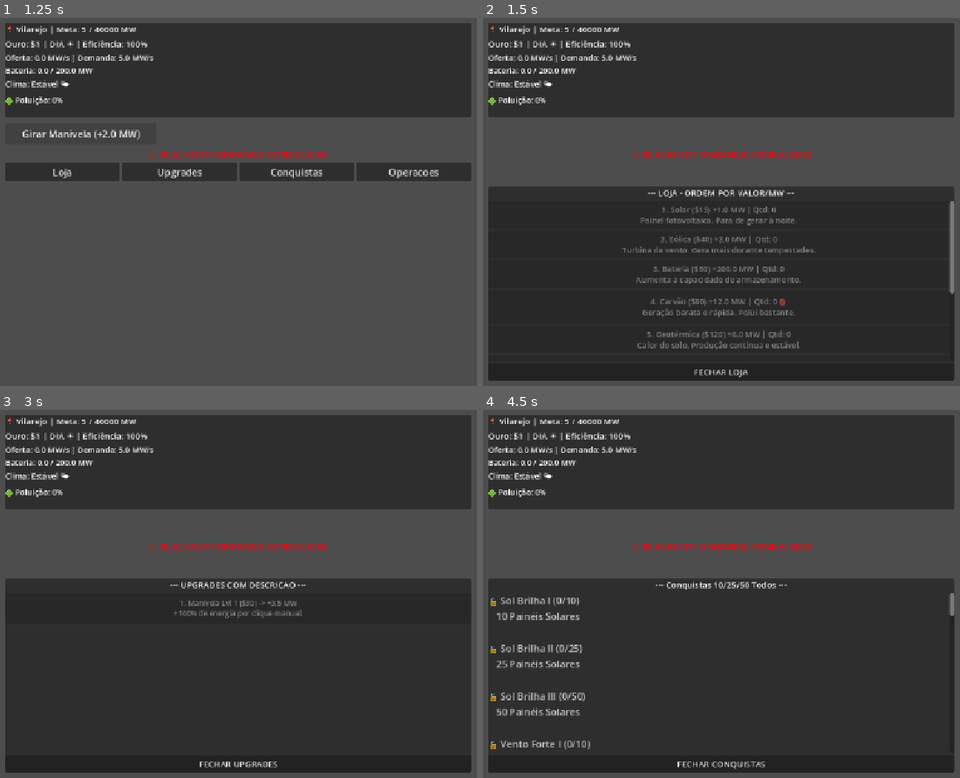
Above: before the commit, frames 1-4 (two rows, left to right).
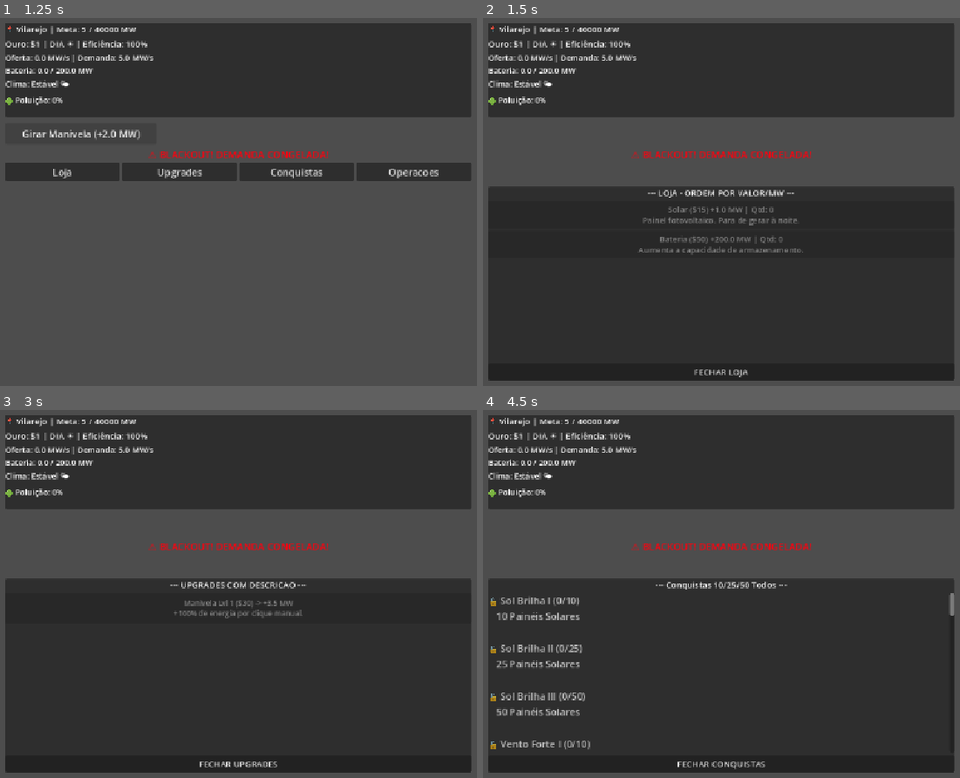
Above: after the commit, the same moments.

Repository: rafaeldeveloperbr-design/power-grid
Game: Godot game, scene res://main.tscn
The game is run twice, just before and just after one commit, with the same random seed, the same clock (stepped at 60 frames per second) and the same inputs.
Inputs:
- Up to frame 1 (1.25 s): click "Girar Manivela (+2.0 MW)" at 0.5 s
- Up to frame 2 (1.5 s): click "Loja" at 1.25 s
- Up to frame 3 (3 s): click "FECHAR LOJA" at 2 s; click "Upgrades" at 2.75 s
- Up to frame 4 (4.5 s): click "FECHAR UPGRADES" at 3.5 s; click "Conquistas" at 4.25 s

Frame 1 is identical in both runs. In frame 2, 2.5% of the frame differs, in the area x 29-99%, y 49-91%; in frame 3, 0.2%; in frame 4, nothing differs.

Commit message:
ajustes carvao

Diff:
--- a/GameState.gd
+++ b/GameState.gd
@@ -229,13 +229,13 @@
 	if ouro < get_preco(chave):
 		return false
 	match chave:
-		"eolica": return paineis_solares >= 3
-		"carvao": return paineis_solares >= 5
-		"geotermica": return turbinas_eolicas >= 3 or usinas_carvao >= 2
-		"biomassa": return usinas_carvao >= 2 or paineis_solares >= 15
-		"hidreletrica": return usinas_geotermicas >= 2 or cidade_atual >= 1
-		"nuclear": return usinas_geotermicas >= 3 or hidreletricas >= 3
-		"fusao": return reatores_nucleares >= 3
+		"eolica": return paineis_solares >= 5
+		"carvao": return turbinas_eolicas >= 5
+		"geotermica": return usinas_carvao >= 2
+		"biomassa": return usinas_geotermicas >= 5
+		"hidreletrica": return usinas_biomassa >= 5
+		"nuclear": return hidreletricas >= 5
+		"fusao": return reatores_nucleares >= 5
 		"filtro_carvao": return usinas_carvao > 0 and not filtro_carvao_ativo
 		"captura_carbono": return not captura_carbono_ativa and poluicao > 10
 		"tecnico_manutencao": return get_total_geradores() >= 5
--- a/main.gd
+++ b/main.gd
@@ -161,7 +161,7 @@
 func atualizar_loja() -> void:
 	if botao_comprar_solar:
 		var desc = GameState.DESCRICOES_GERADORES.get("solar", "")
-		botao_comprar_solar.text = "1. Solar ($%d) +%.1f MW | Qtd: %d\n%s" % [
+		botao_comprar_solar.text = "Solar ($%d) +%.1f MW | Qtd: %d\n%s" % [
 			int(GameState.get_preco("solar")),
 			GameState.producao_solar,
 			GameState.paineis_solares,
@@ -170,18 +170,20 @@
 		botao_comprar_solar.disabled = not GameState.pode_comprar("solar")
 
 	if botao_comprar_eolica:
-		var desc = GameState.DESCRICOES_GERADORES.get("eolica", "")
-		botao_comprar_eolica.text = "2. Eólica ($%d) +%.1f MW | Qtd: %d\n%s" % [
-			int(GameState.get_preco("eolica")),
-			GameState.producao_eolica,
-			GameState.turbinas_eolicas,
-			desc
-		]
-		botao_comprar_eolica.disabled = not GameState.pode_comprar("eolica")
+		botao_comprar_eolica.visible = GameState.paineis_solares >= 5
+		if botao_comprar_eolica.visible:
+			var desc = GameState.DESCRICOES_GERADORES.get("eolica", "")
+			botao_comprar_eolica.text = "Eólica ($%d) +%.1f MW | Qtd: %d\n%s" % [
+				int(GameState.get_preco("eolica")),
+				GameState.producao_eolica,
+				GameState.turbinas_eolicas,
+				desc
+			]
+			botao_comprar_eolica.disabled = not GameState.pode_comprar("eolica")
 
 	if botao_comprar_bateria:
 		var desc = GameState.DESCRICOES_GERADORES.get("bateria", "Aumenta a capacidade de armazenamento.")
-		botao_comprar_bateria.text = "3. Bateria ($%d) +%.1f MW | Qtd: %d\n%s" % [
+		botao_comprar_bateria.text = "Bateria ($%d) +%.1f MW | Qtd: %d\n%s" % [
 			int(GameState.get_preco("bateria")),
 			GameState.capacidade_por_bateria,
 			GameState.baterias,
@@ -190,69 +192,81 @@
 		botao_comprar_bateria.disabled = not GameState.pode_comprar("bateria")
 
 	if botao_comprar_carvao:
-		var desc = GameState.DESCRICOES_GERADORES.get("carvao", "")
-		botao_comprar_carvao.text = "4. Carvão ($%d) +%.1f MW | Qtd: %d 🔴\n%s" % [
-			int(GameState.get_preco("carvao")),
-			GameState.producao_carvao,
-			GameState.usinas_carvao,
-			desc
-		]
-		botao_comprar_carvao.disabled = not GameState.pode_comprar("carvao")
+		botao_comprar_carvao.visible = GameState.turbinas_eolicas >= 5
+		if botao_comprar_carvao.visible:
+			var desc = GameState.DESCRICOES_GERADORES.get("carvao", "")
+			botao_comprar_carvao.text = "Carvão ($%d) +%.1f MW | Qtd: %d 🔴\n%s" % [
+				int(GameState.get_preco("carvao")),
+				GameState.producao_carvao,
+				GameState.usinas_carvao,
+				desc
+			]
+			botao_comprar_carvao.disabled = not GameState.pode_comprar("carvao")
 
 	if botao_comprar_geotermica:
-		var desc = GameState.DESCRICOES_GERADORES.get("geotermica", "")
-		botao_comprar_geotermica.text = "5. Geotérmica ($%d) +%.1f MW | Qtd: %d\n%s" % [
-			int(GameState.get_preco("geotermica")),
-			GameState.producao_geotermica,
-			GameState.usinas_geotermicas,
-			desc
-		]
-		botao_comprar_geotermica.disabled = not GameState.pode_comprar("geotermica")
+		botao_comprar_geotermica.visible = GameState.usinas_carvao >= 2
+		if botao_comprar_geotermica.visible:
+			var desc = GameState.DESCRICOES_GERADORES.get("geotermica", "")
+			botao_comprar_geotermica.text = "Geotérmica ($%d) +%.1f MW | Qtd: %d\n%s" % [
+				int(GameState.get_preco("geotermica")),
+				GameState.producao_geotermica,
+				GameState.usinas_geotermicas,
+				desc
+			]
+			botao_comprar_geotermica.disabled = not GameState.pode_comprar("geotermica")
 
 	if botao_comprar_biomassa:
-		var desc = GameState.DESCRICOES_GERADORES.get("biomassa", "")
-		botao_comprar_biomassa.text = "6. Biomassa ($%d) +%.1f MW | Qtd: %d 🟢\n%s" % [
-			int(GameState.get_preco("biomassa")),
-			GameState.producao_biomassa,
-			GameState.usinas_biomassa,
-			desc
-		]
-		botao_comprar_biomassa.disabled = not GameState.pode_comprar("biomassa")
+		botao_comprar_biomassa.visible = GameState.usinas_geotermicas >= 5
+		if botao_comprar_biomassa.visible:
+			var desc = GameState.DESCRICOES_GERADORES.get("biomassa", "")
+			botao_comprar_biomassa.text = "Biomassa ($%d) +%.1f MW | Qtd: %d 🟢\n%s" % [
+				int(GameState.get_preco("biomassa")),
+				GameState.producao_biomassa,
+				GameState.usinas_biomassa,
+				desc
+			]
+			botao_comprar_biomassa.disabled = not GameState.pode_comprar("biomassa")
 
 	if botao_comprar_hidreletrica:
-		var desc = GameState.DESCRICOES_GERADORES.get("hidreletrica", "")
-		botao_comprar_hidreletrica.text = "7. Hidro ($%d) +%.1f MW | Qtd: %d\n%s" % [
-			int(GameState.get_preco("hidreletrica")),
-			GameState.producao_hidreletrica,
-			GameState.hidreletricas,
-			desc
-		]
-		botao_comprar_hidreletrica.disabled = not GameState.pode_comprar("hidreletrica")
+		botao_comprar_hidreletrica.visible = GameState.usinas_biomassa >= 5
+		if botao_comprar_hidreletrica.visible:
+			var desc = GameState.DESCRICOES_GERADORES.get("hidreletrica", "")
+			botao_comprar_hidreletrica.text = "Hidro ($%d) +%.1f MW | Qtd: %d\n%s" % [
+				int(GameState.get_preco("hidreletrica")),
+				GameState.producao_hidreletrica,
+				GameState.hidreletricas,
+				desc
+			]
+			botao_comprar_hidreletrica.disabled = not GameState.pode_comprar("hidreletrica")
 
 	if botao_comprar_nuclear:
-		var desc = GameState.DESCRICOES_GERADORES.get("nuclear", "")
-		botao_comprar_nuclear.text = "8. Nuclear ($%d) +%.1f MW | Qtd: %d\n%s" % [
-			int(GameState.get_preco("nuclear")),
-			GameState.producao_nuclear,
-			GameState.reatores_nucleares,
-			desc
-		]
-		botao_comprar_nuclear.disabled = not GameState.pode_comprar("nuclear")
+		botao_comprar_nuclear.visible = GameState.hidreletricas >= 5
+		if botao_comprar_nuclear.visible:
+			var desc = GameState.DESCRICOES_GERADORES.get("nuclear", "")
+			botao_comprar_nuclear.text = "Nuclear ($%d) +%.1f MW | Qtd: %d\n%s" % [
+				int(GameState.get_preco("nuclear")),
+				GameState.producao_nuclear,
+				GameState.reatores_nucleares,
+				desc
+			]
+			botao_comprar_nuclear.disabled = not GameState.pode_comprar("nuclear")
 
 	if botao_comprar_fusao:
-		var desc = GameState.DESCRICOES_GERADORES.get("fusao", "")
-		botao_comprar_fusao.text = "9. Fusão ($%d) +%.1f MW | Qtd: %d 🟢\n%s" % [
-			int(GameState.get_preco("fusao")),
-			GameState.producao_fusao,
-			GameState.reatores_fusao,
-			desc
-	]
-		botao_comprar_fusao.disabled = not GameState.pode_comprar("fusao")
+		botao_comprar_fusao.visible = GameState.reatores_nucleares >= 5
+		if botao_comprar_fusao.visible:
+			var desc = GameState.DESCRICOES_GERADORES.get("fusao", "")
+			botao_comprar_fusao.text = "Fusão ($%d) +%.1f MW | Qtd: %d 🟢\n%s" % [
+				int(GameState.get_preco("fusao")),
+				GameState.producao_fusao,
+				GameState.reatores_fusao,
+				desc
+			]
+			botao_comprar_fusao.disabled = not GameState.pode_comprar("fusao")
 
 func atualizar_upgrades() -> void:
 	if botao_upgrade_manivela:
 		var desc = GameState.DESCRICOES_UPGRADES["up_manivela"]
-		botao_upgrade_manivela.text = "1. Manivela Lvl %d ($%d) -> +%.1f MW\n%s" % [
+		botao_upgrade_manivela.text = "Manivela Lvl %d ($%d) -> +%.1f MW\n%s" % [
 			GameState.nivel_manivela,
 			int(GameState.get_preco("up_manivela")),
 			GameState.poder_manivela + 1.5,
@@ -264,7 +278,7 @@
 		botao_upgrade_solar.visible = GameState.paineis_solares > 0
 		if botao_upgrade_solar.visible:
 			var desc = GameState.DESCRICOES_UPGRADES["up_solar"]
-			botao_upgrade_solar.text = "2. Células Lvl %d ($%d) -> %.1f MW/s\n%s" % [
+			botao_upgrade_solar.text = "Células Lvl %d ($%d) -> %.1f MW/s\n%s" % [
 				GameState.nivel_solar_upgrade,
 				int(GameState.get_preco("up_solar")),
 				GameState.producao_solar + 1.0,
@@ -276,7 +290,7 @@
 		botao_upgrade_eolica.visible = GameState.turbinas_eolicas > 0
 		if botao_upgrade_eolica.visible:
 			var desc = GameState.DESCRICOES_UPGRADES["up_eolica"]
-			botao_upgrade_eolica.text = "3. Pás Lvl %d ($%d) -> %.1f MW/s\n%s" % [
+			botao_upgrade_eolica.text = "Pás Lvl %d ($%d) -> %.1f MW/s\n%s" % [
 				GameState.nivel_eolica_upgrade,
 				int(GameState.get_preco("up_eolica")),
 				GameState.producao_eolica + 1.5,
@@ -288,7 +302,7 @@
 		botao_upgrade_carvao.visible = GameState.usinas_carvao > 0
 		if botao_upgrade_carvao.visible:
 			var desc = GameState.DESCRICOES_UPGRADES["up_carvao"]
-			botao_upgrade_carvao.text = "4. Caldeira Lvl %d ($%d) -> %.1f MW/s\n%s" % [
+			botao_upgrade_carvao.text = "Caldeira Lvl %d ($%d) -> %.1f MW/s\n%s" % [
 				GameState.nivel_carvao_upgrade,
 				int(GameState.get_preco("up_carvao")),
 				GameState.producao_carvao + 3.0,
@@ -300,7 +314,7 @@
 		botao_upgrade_biomassa.visible = GameState.usinas_biomassa > 0
 		if botao_upgrade_biomassa.visible:
 			var desc = GameState.DESCRICOES_UPGRADES["up_biomassa"]
-			botao_upgrade_biomassa.text = "5. Compostagem Lvl %d ($%d) -> %.1f MW/s\n%s" % [
+			botao_upgrade_biomassa.text = "Compostagem Lvl %d ($%d) -> %.1f MW/s\n%s" % [
 				GameState.nivel_biomassa_upgrade,
 				int(GameState.get_preco("up_biomassa")),
 				GameState.producao_biomassa + 1.5,
@@ -312,7 +326,7 @@
 		botao_upgrade_geotermica.visible = GameState.usinas_geotermicas > 0
 		if botao_upgrade_geotermica.visible:
 			var desc = GameState.DESCRICOES_UPGRADES["up_geotermica"]
-			botao_upgrade_geotermica.text = "6. Perfuração Lvl %d ($%d) -> %.1f MW/s\n%s" % [
+			botao_upgrade_geotermica.text = "Perfuração Lvl %d ($%d) -> %.1f MW/s\n%s" % [
 				GameState.nivel_geotermica_upgrade,
 				int(GameState.get_preco("up_geotermica")),
 				GameState.producao_geotermica + 3.0,
@@ -324,7 +338,7 @@
 		botao_upgrade_hidreletrica.visible = GameState.hidreletricas > 0
 		if botao_upgrade_hidreletrica.visible:
 			var desc = GameState.DESCRICOES_UPGRADES["up_hidreletrica"]
-			botao_upgrade_hidreletrica.text = "7. Turbinas Hidro Lvl %d ($%d) -> %.1f MW/s\n%s" % [
+			botao_upgrade_hidreletrica.text = "Turbinas Hidro Lvl %d ($%d) -> %.1f MW/s\n%s" % [
 				GameState.nivel_hidreletrica_upgrade,
 				int(GameState.get_preco("up_hidreletrica")),
 				GameState.producao_hidreletrica + 5.0,
@@ -336,7 +350,7 @@
 		botao_upgrade_nuclear.visible = GameState.reatores_nucleares > 0
 		if botao_upgrade_nuclear.visible:
 			var desc = GameState.DESCRICOES_UPGRADES["up_nuclear"]
-			botao_upgrade_nuclear.text = "8. Fissão Lvl %d ($%d) -> %.1f MW/s\n%s" % [
+			botao_upgrade_nuclear.text = "Fissão Lvl %d ($%d) -> %.1f MW/s\n%s" % [
 				GameState.nivel_nuclear_upgrade,
 				int(GameState.get_preco("up_nuclear")),
 				GameState.producao_nuclear + 10.0,
@@ -348,13 +362,13 @@
 		botao_upgrade_fusao.visible = GameState.reatores_fusao > 0
 		if botao_upgrade_fusao.visible:
 			var desc = GameState.DESCRICOES_UPGRADES.get("up_fusao", "")
-			botao_upgrade_fusao.text = "9. Reator Lvl %d ($%d) -> %.1f MW/s\n%s" % [
+			botao_upgrade_fusao.text = "Reator Lvl %d ($%d) -> %.1f MW/s\n%s" % [
 				GameState.nivel_fusao_upgrade,
 				int(GameState.get_preco("up_fusao")),
 				GameState.producao_fusao + 35.0,
 				desc
-		]
-		botao_upgrade_fusao.disabled = not GameState.pode_comprar("up_fusao")
+			]
+			botao_upgrade_fusao.disabled = not GameState.pode_comprar("up_fusao")
 
 func atualizar_manutencao():
 	if not lista_manutencao: return
